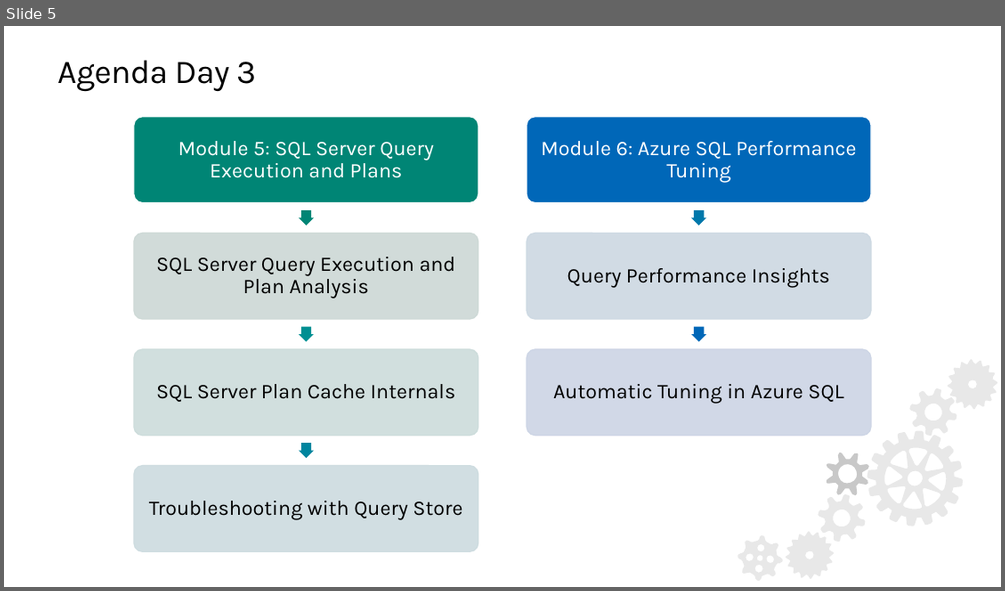
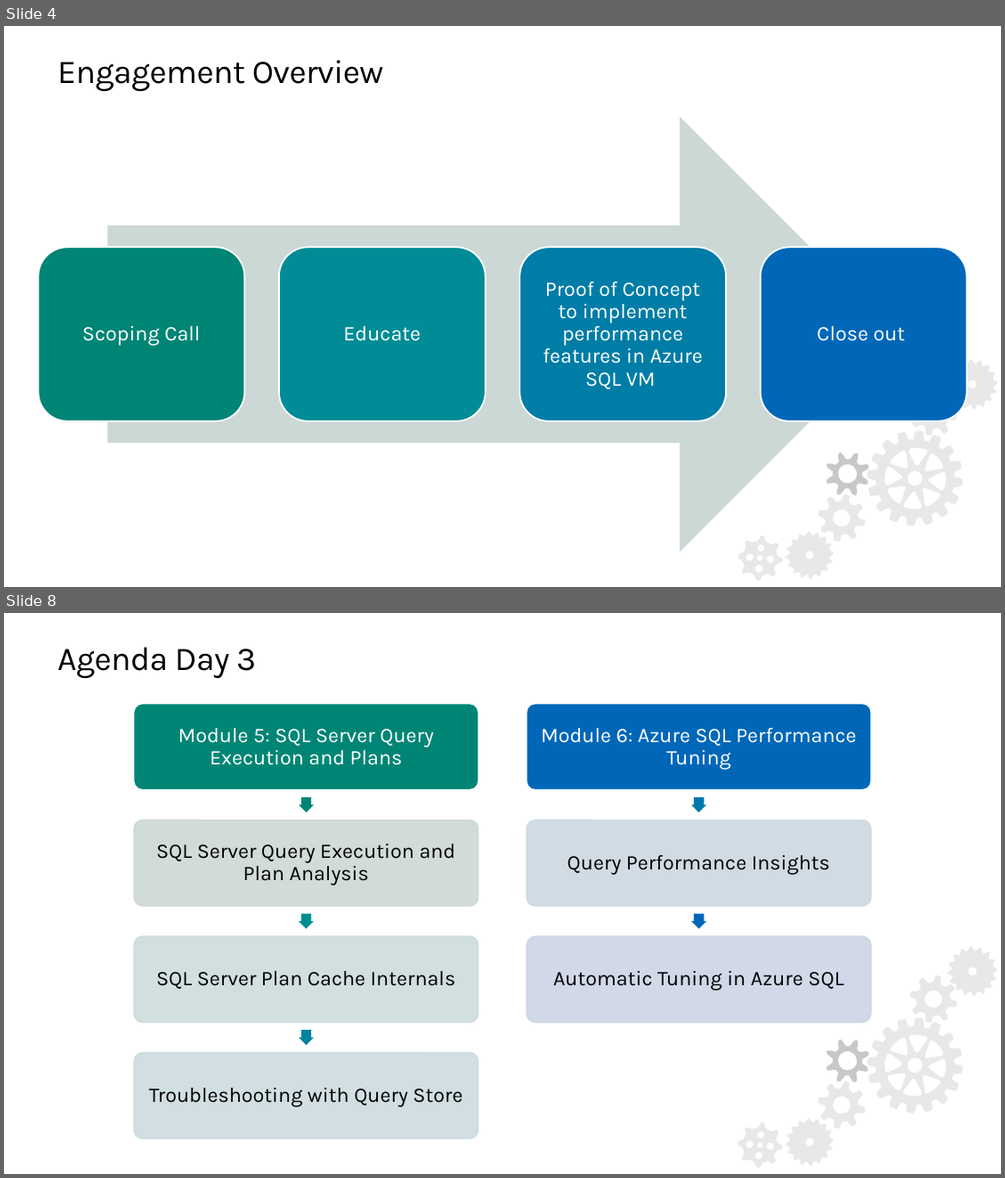
Before and after one commit to SQLMCT/SQL_Performance_Tuning, a slide deck: Custom_Delivery/PTO_Welcome_Email.pptx. Shown one above the other, each under a label of ours: slide 5 before the commit, slides 4 and 8 after it; the slides between them are not shown. The pictures are 1005x591 and 1005x1178 pixels, drawn with LibreOffice and Linux fonts; fonts in the diff are those of the drawing; background and template pictures are left out. Boxes give left, top, right and bottom in pixels: in the first picture for what was removed or moved away, otherwise in the second. Text is boxed around its words. In the diff, an @@ line names an element or a change of style, - is before the commit and + after.

```diff
--- a/Custom_Delivery/PTO_Welcome_Email.pptx
+++ b/Custom_Delivery/PTO_Welcome_Email.pptx
@@ slide 4 added at (x1=4, y1=26, x2=1001, y2=587), background #FFFFFF @@
@@ title added at (x1=57, y1=60, x2=384, y2=92), 32 pt, text #000000 @@
+Engagement Overview
@@ group added at (x1=39, y1=117, x2=967, y2=552): 4 rounded rectangles, 4 texts, 1 right arrow @@
+Scoping Call
+Educate
+Proof of Concept to implement performance features in Azure SQL VM
+Close out
@@ group added at (x1=728, y1=349, x2=1001, y2=587): 7 freeform shapes @@
@@ what was slide 5 is now slide 8 @@
```
Also in this commit, not shown: 4 slides changed, 2 other slides added.
